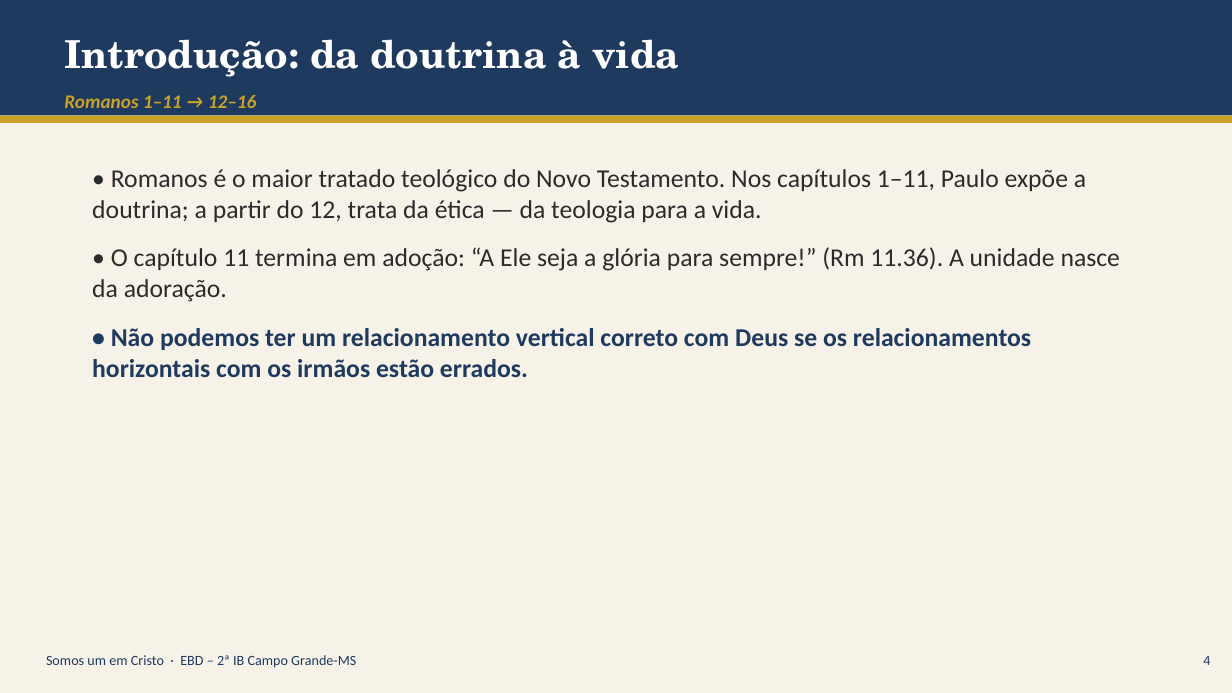
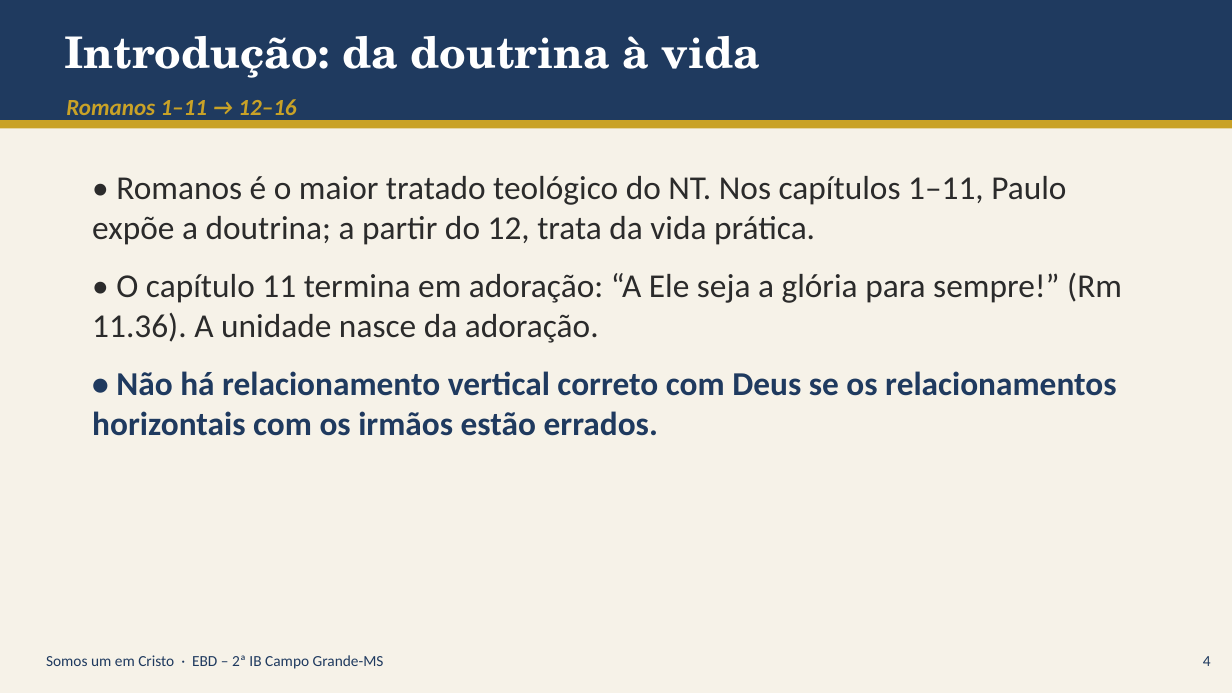
Before and after one commit to aluizio-netizen/campaign-3, a slide deck: slide 4 of aula-somos-um-em-cristo/Somos_um_em_Cristo_apresentacao.pptx. Drawn at 1232x693 pixels with LibreOffice and Linux fonts; fonts in the diff are those of the drawing. Boxes give left, top, right and bottom in pixels: in the first picture for what was removed or moved away, otherwise in the second. Text is boxed around its words. In the diff, an @@ line names an element or a change of style, - is before the commit and + after.

```diff
--- a/aula-somos-um-em-cristo/Somos_um_em_Cristo_apresentacao.pptx
+++ b/aula-somos-um-em-cristo/Somos_um_em_Cristo_apresentacao.pptx
@@ rectangle resized from (x1=0, y1=0, x2=1232, y2=116) to (x1=0, y1=0, x2=1232, y2=120) @@
@@ text "Introdução: da doutrina à vida" at (x1=64, y1=36, x2=760, y2=78): size 30 to 34 pt @@
@@ text "Romanos 1–11 → 12–16" at (x1=66, y1=99, x2=296, y2=121): size 15 to 18 pt @@
@@ rectangle moved from (x1=0, y1=116, x2=1232, y2=123) to (x1=0, y1=120, x2=1232, y2=128) @@
@@ text at (x1=92, y1=176, x2=1122, y2=436): text changed; size 20 to 26 pt @@
-• Romanos é o maior tratado teológico do Novo Testamento. Nos capítulos 1–11, Paulo expõe a doutrina; a partir do 12, trata da ética — da teologia para a vida.
-• O capítulo 11 termina em adoção: “A Ele seja a glória para sempre!” (Rm 11.36). A unidade nasce da adoração.
-• Não podemos ter um relacionamento vertical correto com Deus se os relacionamentos horizontais com os irmãos estão errados.
+• Romanos é o maior tratado teológico do NT. Nos capítulos 1–11, Paulo expõe a doutrina; a partir do 12, trata da vida prática.
+• O capítulo 11 termina em adoração: “A Ele seja a glória para sempre!” (Rm 11.36). A unidade nasce da adoração.
+• Não há relacionamento vertical correto com Deus se os relacionamentos horizontais com os irmãos estão errados.
@@ text "Somos um em Cristo · ..." at (x1=46, y1=655, x2=384, y2=669): size 11 to 12 pt @@
```
Also in this commit, not shown: 21 other slides changed, 1 other file.
